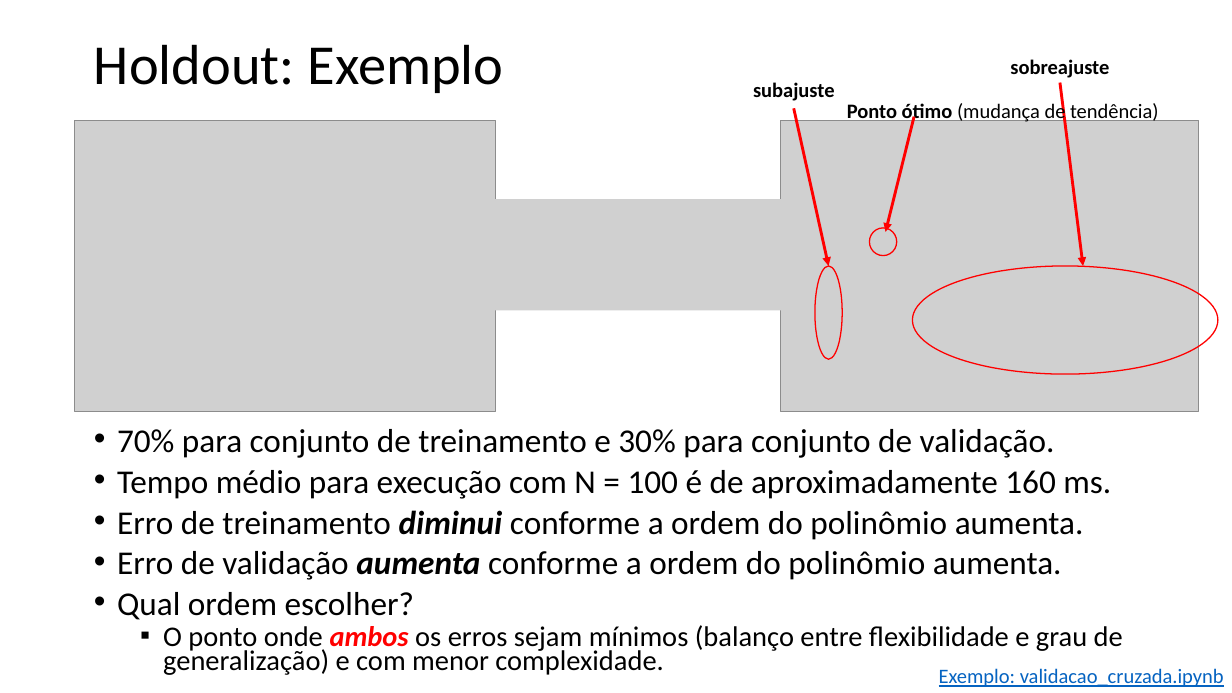
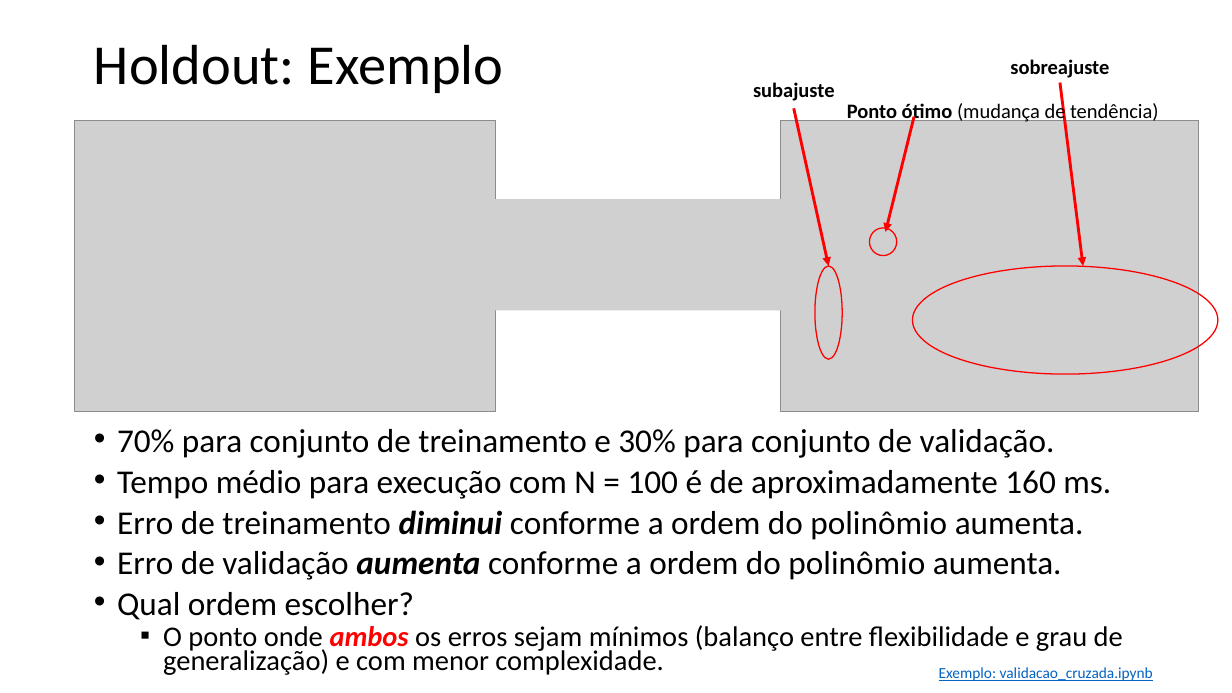
Before and after one commit to zz4fap/t319_aprendizado_de_maquina, a slide deck: slide 10 of slides/T319_Regressão_Linear (Parte V).pptx (slide 5 before the commit). Drawn at 1232x693 pixels with LibreOffice and Linux fonts; fonts in the diff are those of the drawing; grey boxes stand for pictures. Boxes give left, top, right and bottom in pixels: in the first picture for what was removed or moved away, otherwise in the second. Text is boxed around its words. In the diff, an @@ line names an element or a change of style, - is before the commit and + after.

```diff
--- a/slides/T319_Regressão_Linear (Parte V).pptx
+++ b/slides/T319_Regressão_Linear (Parte V).pptx
@@ text "Exemplo: validacao_cruzada.ipynb" at <box>939,667,1153,681</box>: size 16 to 12 pt @@
```
Also in this commit, not shown: 2 other slides changed, 6 slides added, 4 slides removed.
